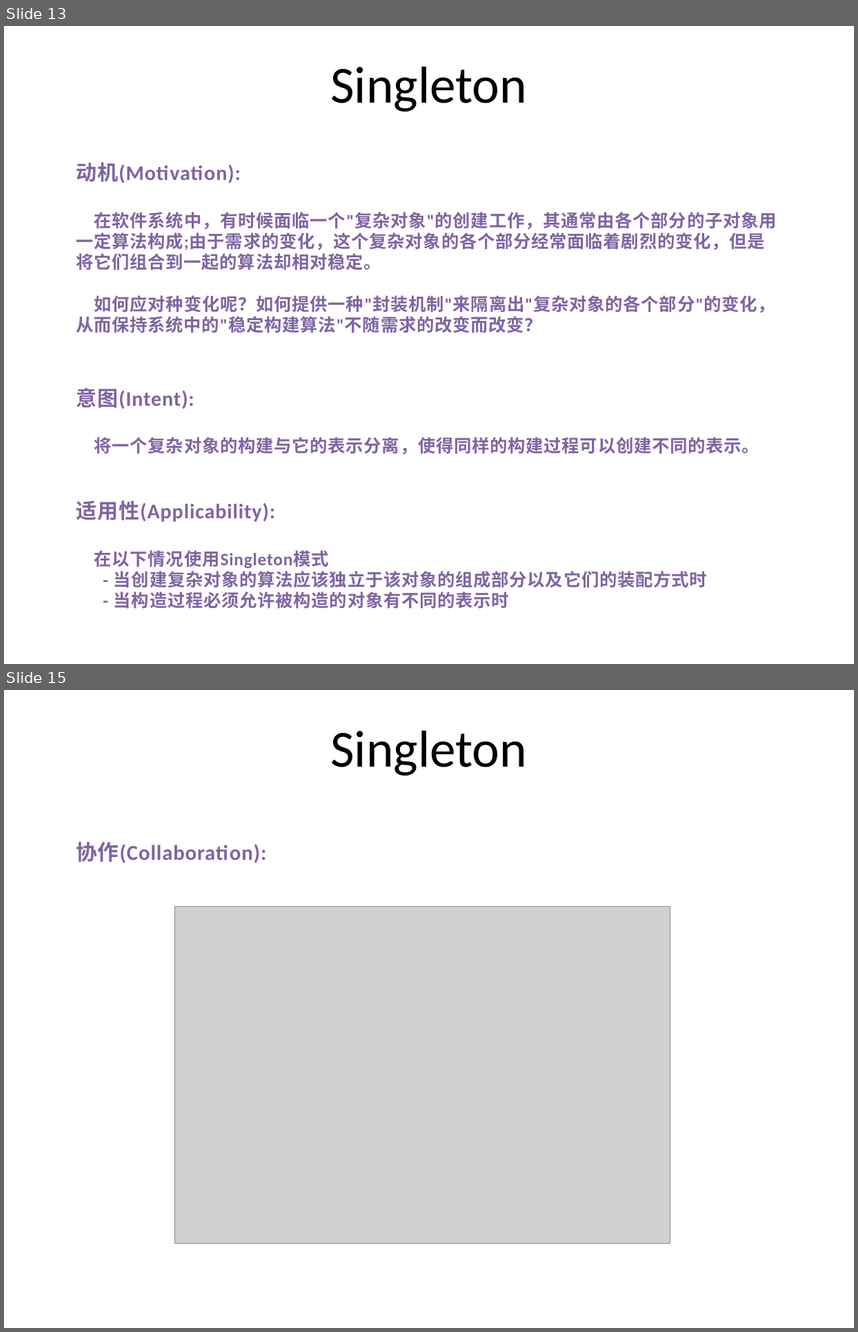
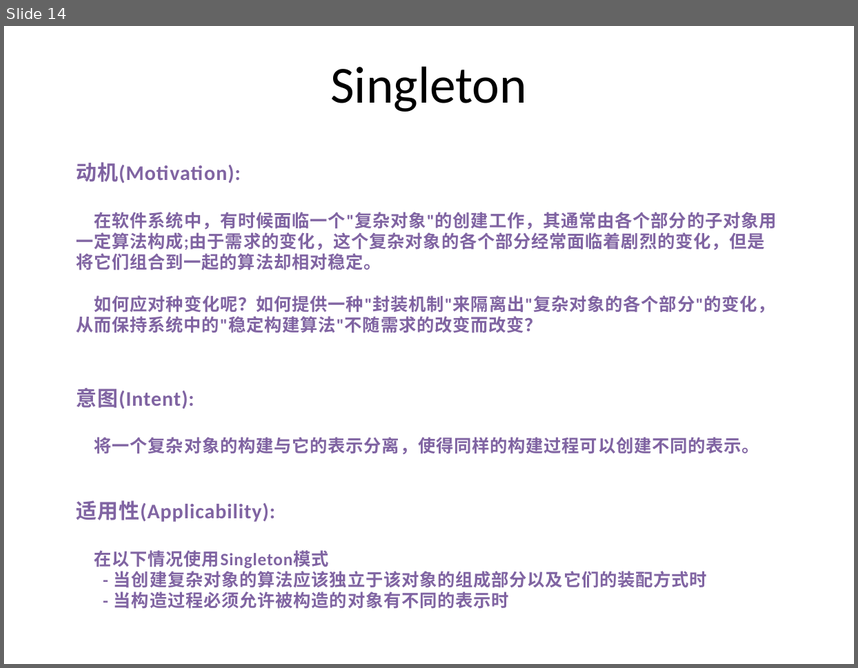
Before and after one commit to PlumpMath/DesignPattern-956, a slide deck: _Doc/DesignPattern.P3.Creational(Singleton).pptx. Shown one above the other, each under a label of ours: slides 13 and 15 before the commit, slide 14 after it; the slides between them are not shown. The pictures are 858x1332 and 858x668 pixels, drawn with LibreOffice and Linux fonts; fonts in the diff are those of the drawing; grey boxes stand for pictures. Boxes give left, top, right and bottom in pixels: in the first picture for what was removed or moved away, otherwise in the second. Text is boxed around its words. In the diff, an @@ line names an element or a change of style, - is before the commit and + after.

Commit message:
Updated Singleton code and PPT.

```diff
--- a/_Doc/DesignPattern.P3.Creational(Singleton).pptx
+++ b/_Doc/DesignPattern.P3.Creational(Singleton).pptx
@@ slide 15 removed at bbox=[4, 690, 854, 1328], background #FFFFFF @@
@@ text removed at bbox=[330, 730, 527, 776] @@
-Singleton
@@ text removed at bbox=[76, 842, 266, 863] @@
-协作(Collaboration):
@@ picture removed at bbox=[175, 907, 671, 1243] @@
@@ what was slide 13 is now slide 14 @@
```
Also in this commit, not shown: 4 slides changed, 7 slides added, 6 other slides removed, 20 other files.
